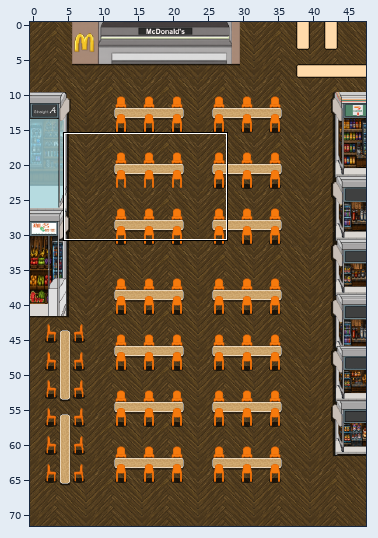
Two versions of a level (Tiled map, assets/niupai_minigame/XiaoChiBuMainSection.tmx). Above, an overview of the earlier version with the close-up marked.
Close-up. Old version:
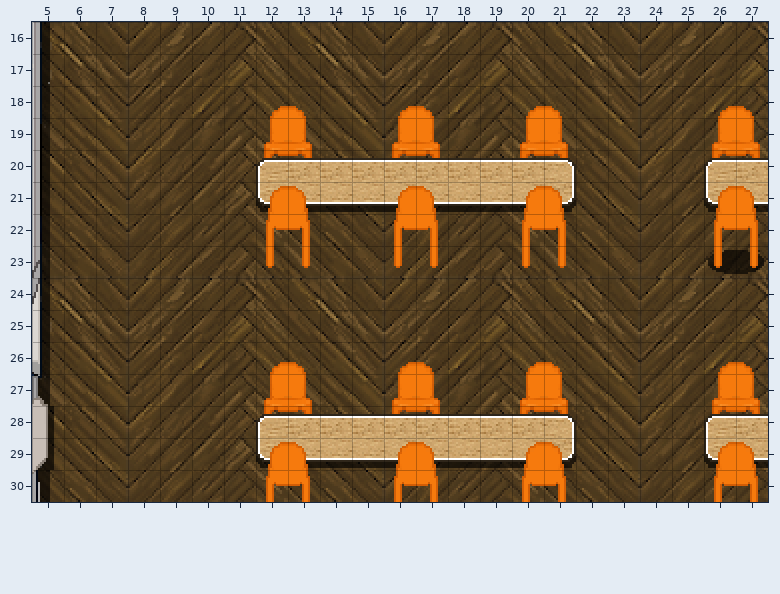
Cells are 16x16 px. Shown: x 5..27, y 16..30.
The same view after the edit:
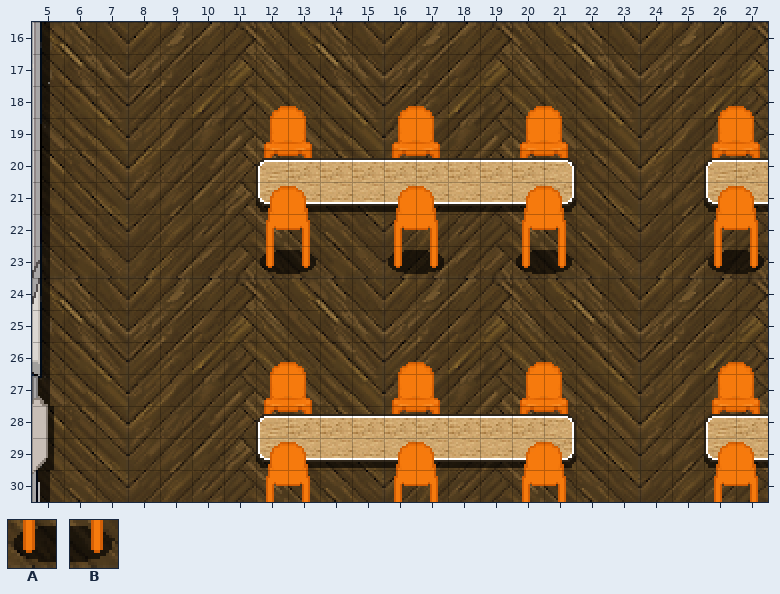
Key: from "XiaoChiBuSprite16": A 853, B 854.
_ is an empty cell, . an unchanged one.
See-through tiles are keyed as they look on the map.
Changes in this commit:
--- layer "Shadow"
@@ x 12..21 @@
-23 __..__..__
+23 AB..AB..AB
Where, in picture pixels (left, top, right, bottom), the same in both close-ups:
added: (260, 250, 316, 274)
added: (388, 250, 444, 274)
added: (516, 250, 572, 274)
